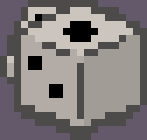
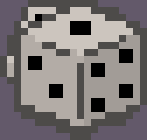
Layer changes from the first 147×140 image to the second:
painted on "Dice01.png" over 63, 28, 133, 112
added layer "Dice02.png" above "Dice03.png" over 63, 28, 133, 112
added layer "Dice03.png" above "Dice04.png" over 63, 28, 133, 112
added layer "Dice04.png" above "Dice05.png" over 63, 28, 133, 112
added layer "Dice05.png" above "Dice06.png" over 63, 28, 133, 112
added layer "Dice06.png" above "Dice07.png" over 63, 28, 133, 112
renamed "Dice05.png" to "Dice10.png", painted on it over 63, 28, 133, 112
